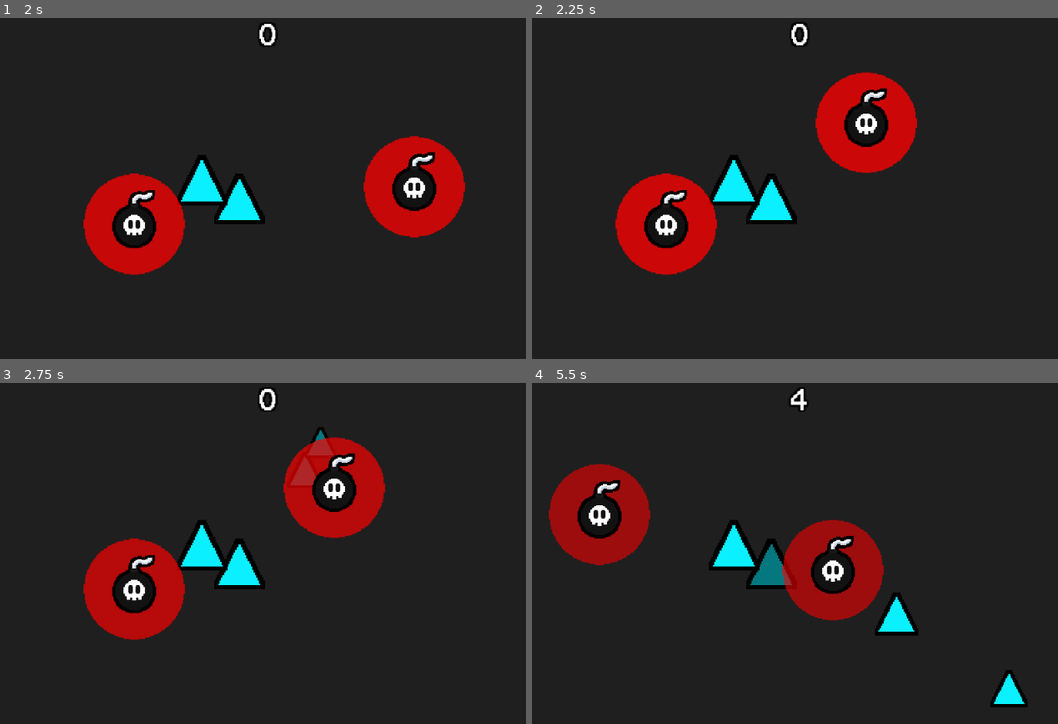
Above: before the commit, frames 1-4 (two rows, left to right).
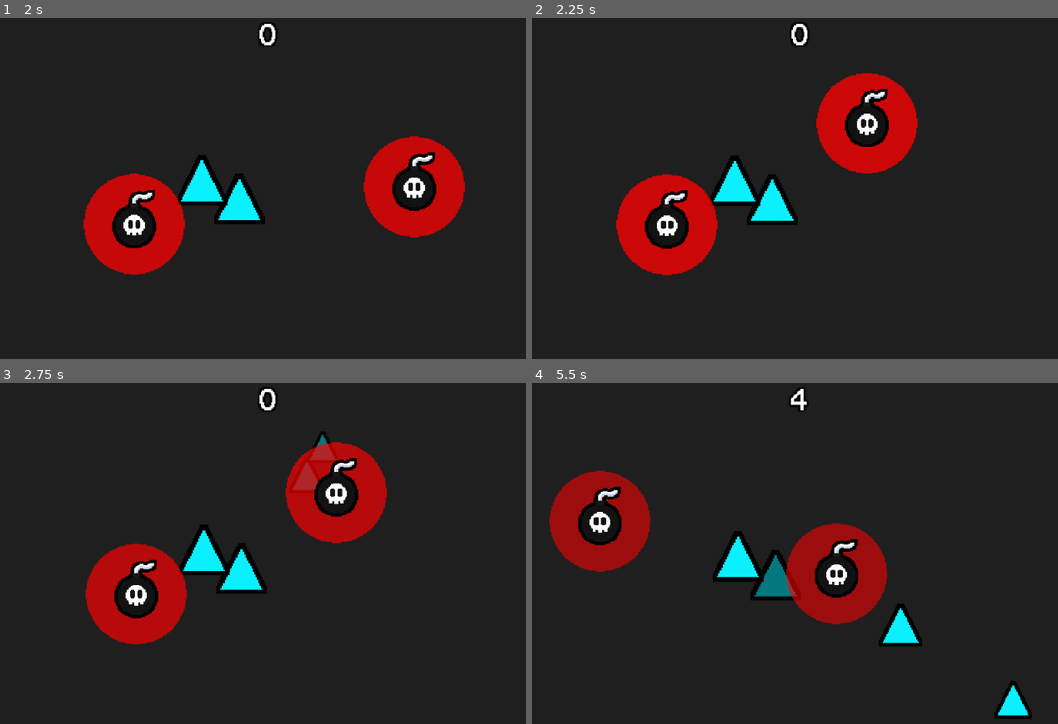
Above: after the commit, the same moments.

Repository: SpicyTime/BlastForge
Game: Godot game, scene res://main/main.tscn
Two runs of this game, one before a commit and one after it. Both use one fixed random seed, a clock stepped at 60 frames per second and the inputs below. The engine's default icon, where the game draws it, is replaced by a stand-in: a white triangle on a blue panel in a dark square.
Inputs (mouse positions are in pixels of both pictures, inside the frame that each line leads up to):
- Up to frame 1 (2 s): tap Enter at 0.5 s; move the mouse to (415, 185) at 0.52 s; click (415, 185) at 0.6 s; move the mouse to (136, 222) at 1.27 s; click (136, 222) at 1.35 s
- Up to frame 2 (2.25 s): move the mouse to (868, 123) at 2.02 s; click (868, 123) at 2.1 s
- Up to frame 3 (2.75 s): no input
- Up to frame 4 (5.5 s): move the mouse to (768, 645) at 2.77 s; click (768, 645) at 2.85 s; move the mouse to (1000, 625) at 3.52 s; click (1000, 625) at 3.6 s; move the mouse to (600, 512) at 4.27 s; click (600, 512) at 4.35 s; move the mouse to (831, 570) at 5.02 s; click (831, 570) at 5.1 s

Frame 1 is identical in both runs. In frame 2, 1.2% of the frame differs, in the area x 15-74%, y 15-76%; in frame 3, 3.9%; in frame 4, 5.6%, in the area x 3-95%, y 23-99%.

Commit message:
The camera now shakes slightly when an explosive is detonated

Diff:
--- a/components/shake_component.gd
+++ b/components/shake_component.gd
@@ -7,7 +7,6 @@
 
 var shake_intensity: float = 0.0
 var active_shake_time: float = 0.0
-
 
 var shake_time: float = 0.0
 
--- a/explosives/explosive.gd
+++ b/explosives/explosive.gd
@@ -35,6 +35,7 @@
 	await get_tree().process_frame
 	await get_tree().process_frame
 	call_deferred("queue_free")
+	SignalManager.explosive_detonated.emit()
 
 
 func spawn_floating_text(text: String, text_position: Vector2, text_color: Color, visible_time: float):
--- /dev/null
+++ b/game/camera.gd
@@ -0,0 +1,12 @@
+extends Camera2D
+
+@export var shake_intensity: int = 3
+@export var shake_time: float = 0.6
+@onready var shake_component: ShakeComponent = $ShakeComponent
+
+func _ready() -> void:
+	SignalManager.explosive_detonated.connect(_on_explosive_detonated)
+
+
+func _on_explosive_detonated() -> void:
+	shake_component.shake(shake_intensity, shake_time)
--- a/game/world.tscn
+++ b/game/world.tscn
@@ -1,12 +1,19 @@
-[gd_scene load_steps=3 format=3 uid="uid://k7nqsblly5gs"]
+[gd_scene load_steps=5 format=3 uid="uid://k7nqsblly5gs"]
 
 [ext_resource type="Script" uid="uid://vwrqyfjerpum" path="res://game/world.gd" id="1_vn0wg"]
 [ext_resource type="Script" uid="uid://uxk2gctotf6f" path="res://game/breakable_spawner.gd" id="2_aseec"]
+[ext_resource type="Script" uid="uid://dqanl875ga8m6" path="res://game/camera.gd" id="2_tvmmn"]
+[ext_resource type="Script" uid="uid://cpc1o46lwdj2q" path="res://components/shake_component.gd" id="3_4xpgs"]
 
 [node name="World" type="Node2D"]
 script = ExtResource("1_vn0wg")
 
-[node name="Camera2D" type="Camera2D" parent="."]
+[node name="Camera" type="Camera2D" parent="."]
+script = ExtResource("2_tvmmn")
+
+[node name="ShakeComponent" type="Node" parent="Camera"]
+script = ExtResource("3_4xpgs")
+metadata/_custom_type_script = "uid://cpc1o46lwdj2q"
 
 [node name="BreakableSpawner" type="Node2D" parent="."]
 script = ExtResource("2_aseec")
--- a/main/autoloads/signal_manager.gd
+++ b/main/autoloads/signal_manager.gd
@@ -4,6 +4,10 @@
 signal max_health_changed(diff: int) # The difference can be used for further calculations
 signal health_depleted
 signal damage_taken(value: int)
+
+# Explosives
+signal explosive_detonated
+
 
 # Breakable
 signal breakable_broken(instance: Breakable)
